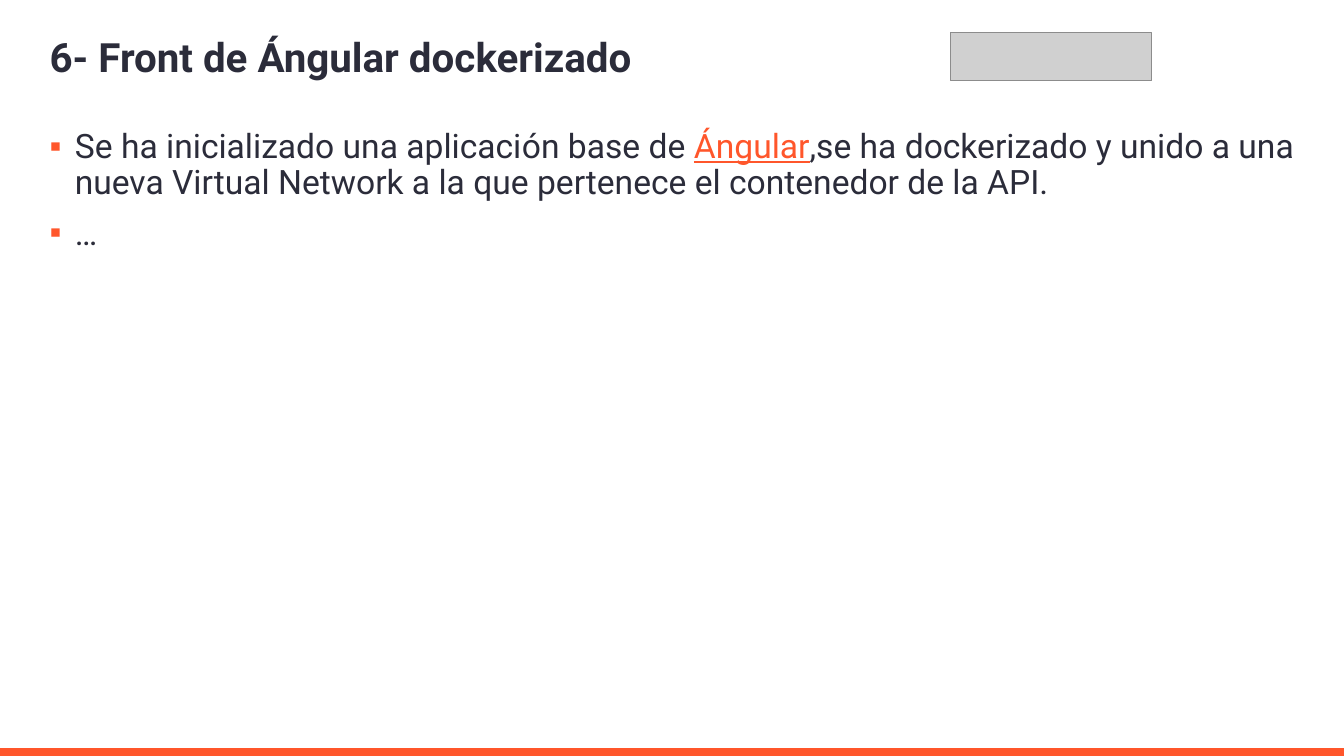
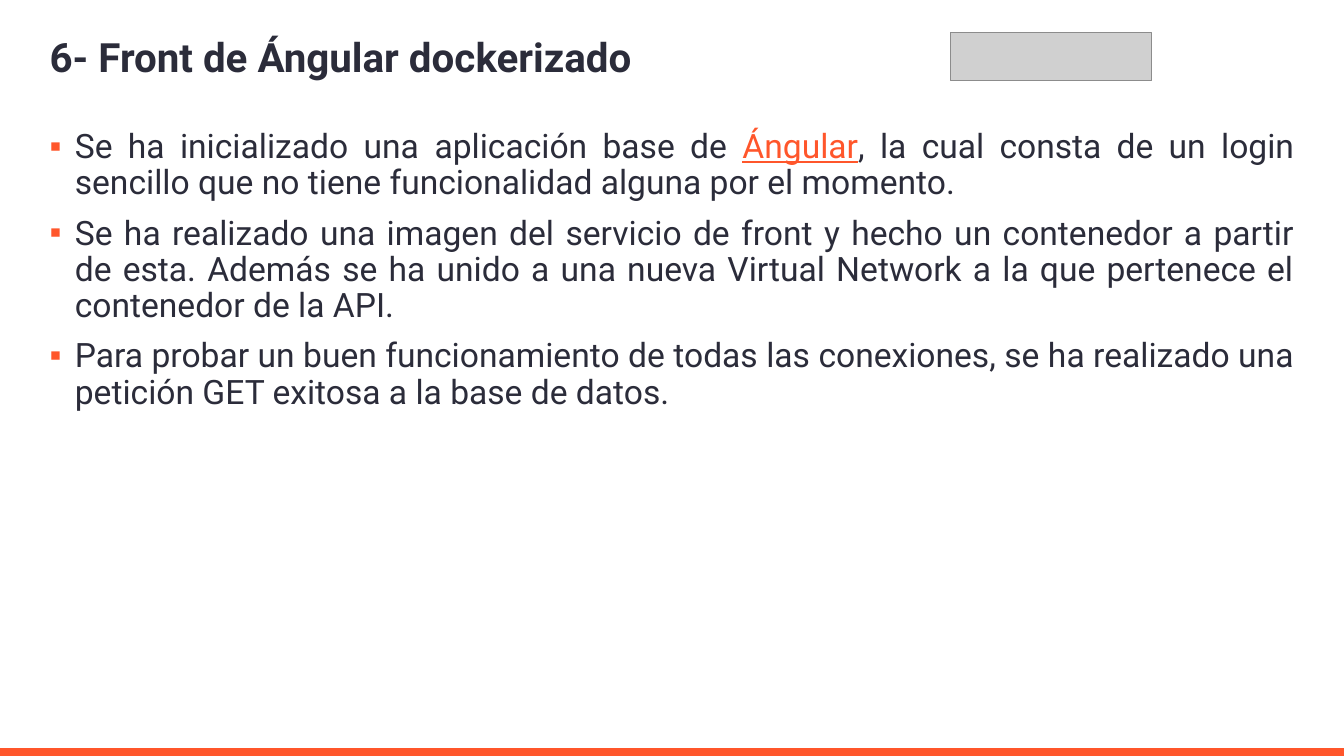
Before and after one commit to AleMedinaGarc/DotnetAPI-Practice, a slide deck: slide 12 of IniciacionDePracticasExternas.pptx. Drawn at 1344x756 pixels with LibreOffice and Linux fonts; fonts in the diff are those of the drawing; grey boxes stand for pictures; background and template pictures are left out. Boxes give left, top, right and bottom in pixels: in the first picture for what was removed or moved away, otherwise in the second. Text is boxed around its words. In the diff, an @@ line names an element or a change of style, - is before the commit and + after.

```diff
--- a/IniciacionDePracticasExternas.pptx
+++ b/IniciacionDePracticasExternas.pptx
@@ text at box(75, 127, 1294, 411): text changed @@
-▪ Se ha inicializado una aplicación base de Ángular,se ha dockerizado y unido a una nueva Virtual Network a la que pertenece el contenedor de la API.
-▪ …
+▪ Se ha inicializado una aplicación base de Ángular, la cual consta de un login sencillo que no tiene funcionalidad alguna por el momento.
+▪ Se ha realizado una imagen del servicio de front y hecho un contenedor a partir de esta. Además se ha unido a una nueva Virtual Network a la que pertenece el contenedor de la API.
+▪ Para probar un buen funcionamiento de todas las conexiones, se ha realizado una petición GET exitosa a la base de datos.
```
Also in this commit, not shown: 1 other slide changed, 2 slides added, 1 slide removed.
